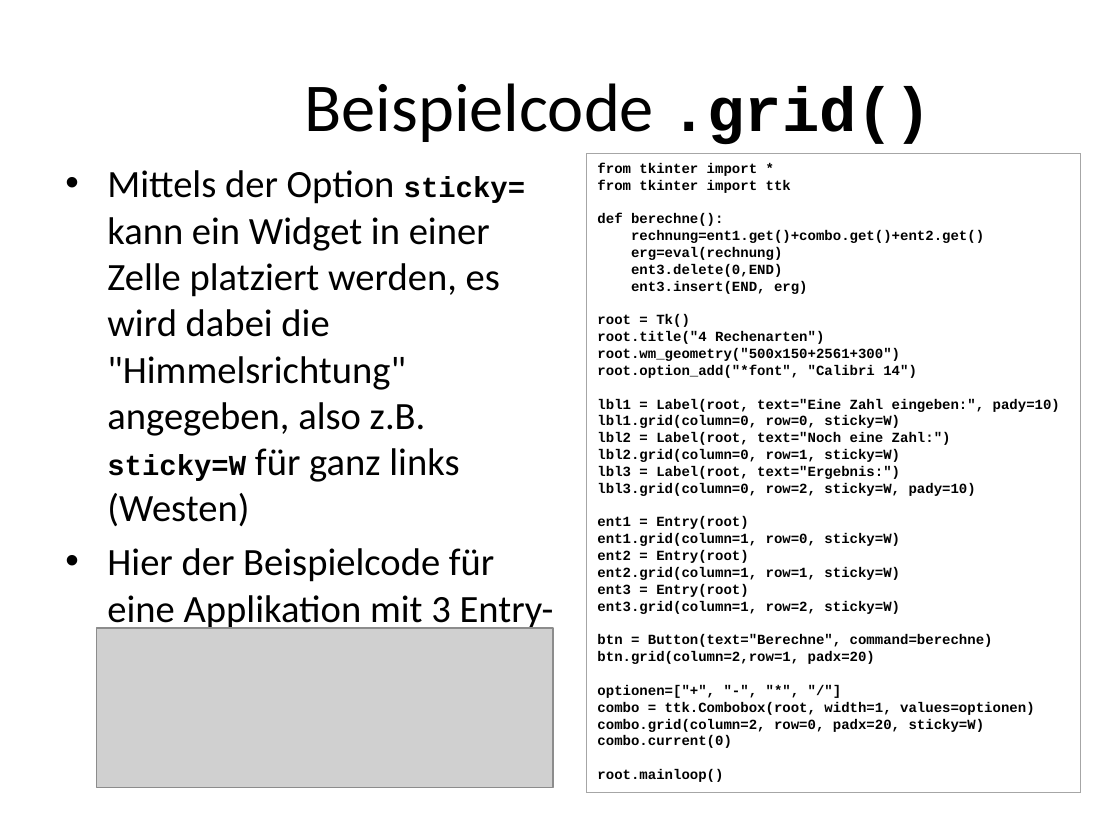
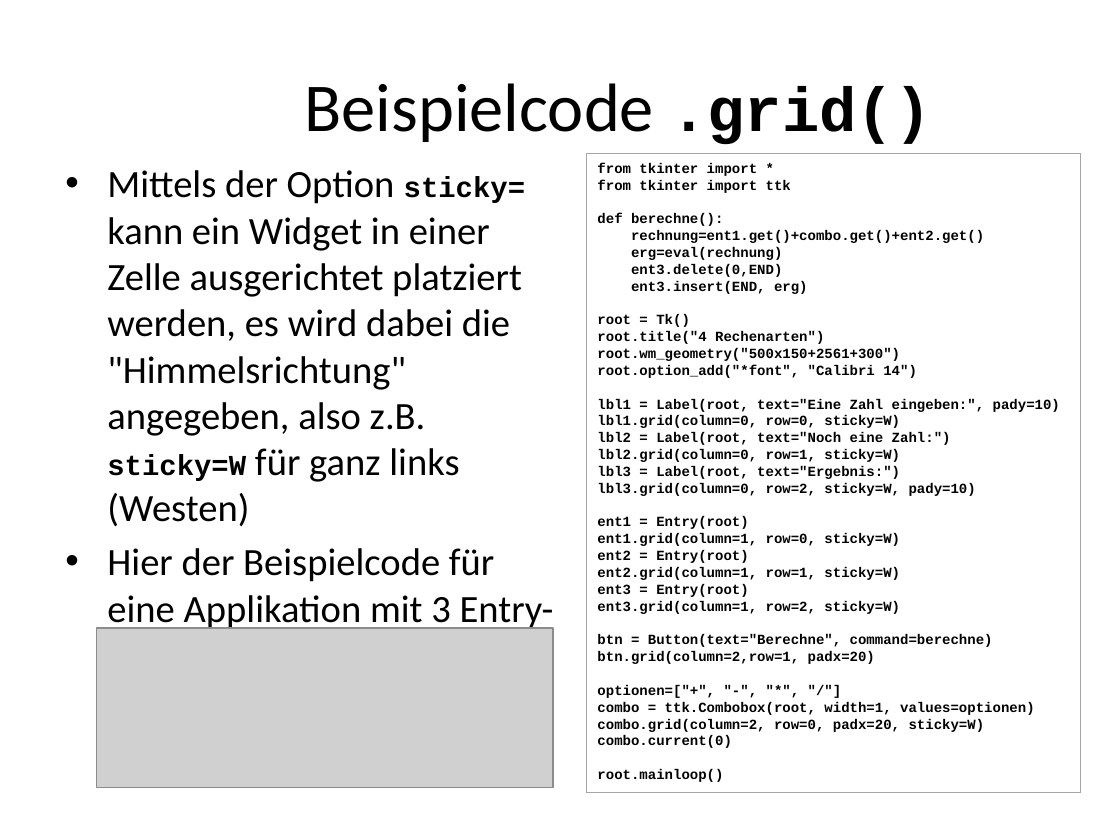
Before and after one commit to MickyRoth/Presentations, a slide deck: slide 18 of Python3 GUI mit Tkinter.pptx. Drawn at 1120x840 pixels with LibreOffice and Linux fonts; fonts in the diff are those of the drawing; grey boxes stand for pictures; background and template pictures are left out. Boxes give left, top, right and bottom in pixels: in the first picture for what was removed or moved away, otherwise in the second. Text is boxed around its words. In the diff, an @@ line names an element or a change of style, - is before the commit and + after.

```diff
--- a/Python3 GUI mit Tkinter.pptx
+++ b/Python3 GUI mit Tkinter.pptx
@@ text at (107, 170, 525, 526): text changed @@
-• Mittels der Option sticky= kann ein Widget in einer Zelle platziert werden, es wird dabei die "Himmelsrichtung" angegeben, also z.B. sticky=W für ganz links (Westen)
+• Mittels der Option sticky= kann ein Widget in einer Zelle ausgerichtet platziert werden, es wird dabei die "Himmelsrichtung" angegeben, also z.B. sticky=W für ganz links (Westen)
```
Also in this commit, not shown: 1 other slide changed.
